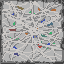
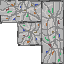
Before/after of a w=64, h=64 layered artwork. What changed in the layer stack:
added group "Group 12" with 4 layers above "BasicWall" over [0, 0, 64, 64]
added layer "Paint Layer 11" in group "Group 12" over [0, 0, 64, 64]
added layer "Paint Layer 9" in group "Group 12" over [0, 0, 64, 64]
added layer "Paint Layer 10" in group "Group 12" over [0, 0, 64, 64]
added layer "Paint Layer 13" in group "Group 12" over [0, 0, 64, 64]
moved "Paint Layer 7" into group "BasicWall" over [0, 0, 64, 64]
moved "Paint Layer 4" into group "BasicWall" over [0, 0, 64, 64]
moved "Paint Layer 5" into group "BasicWall" over [0, 0, 64, 64]
moved "Paint Layer 6" into group "BasicWall" over [0, 0, 64, 64]
hid "Background" over [0, 0, 64, 64]
